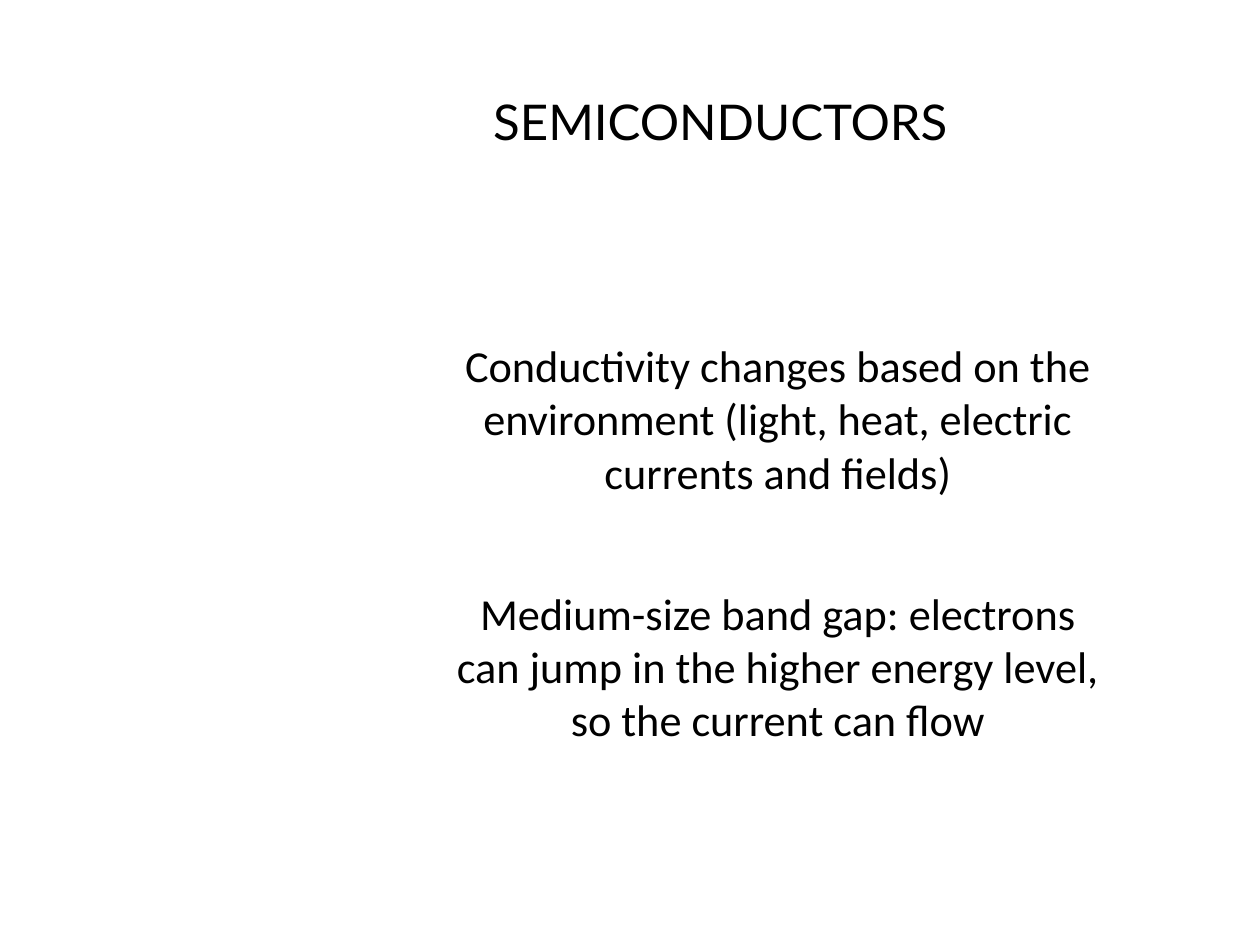
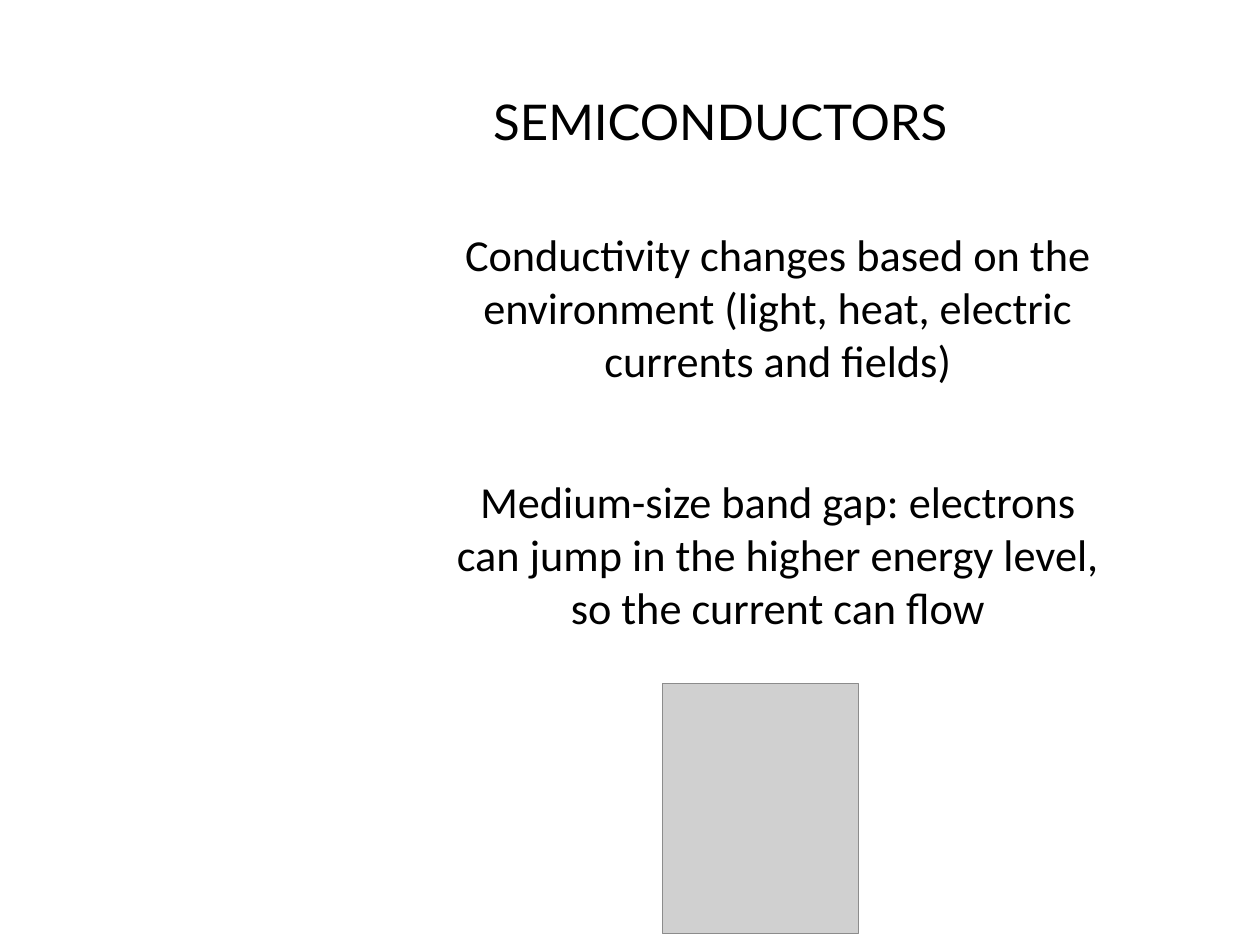
Before and after one commit to xgiovi9810x/Scuola, a slide deck: slide 2 of Clil/Semiconductor.odp. Drawn at 1260x945 pixels with LibreOffice and Linux fonts; fonts in the diff are those of the drawing; grey boxes stand for pictures; background and template pictures are left out. Boxes give left, top, right and bottom in pixels: in the first picture for what was removed or moved away, otherwise in the second. Text is boxed around its words. In the diff, an @@ line names an element or a change of style, - is before the commit and + after.

```diff
--- a/Clil/Semiconductor.odp
+++ b/Clil/Semiconductor.odp
@@ text "Conductivity changes based on the ...": place and size @@
-text "Conductivity changes based on the ..." at (457, 351, 1098, 737)
+text "Conductivity changes based on the ..." at (457, 240, 1098, 625)
@@ picture added at (663, 683, 858, 934) @@
```
Also in this commit, not shown: 5 other files.
